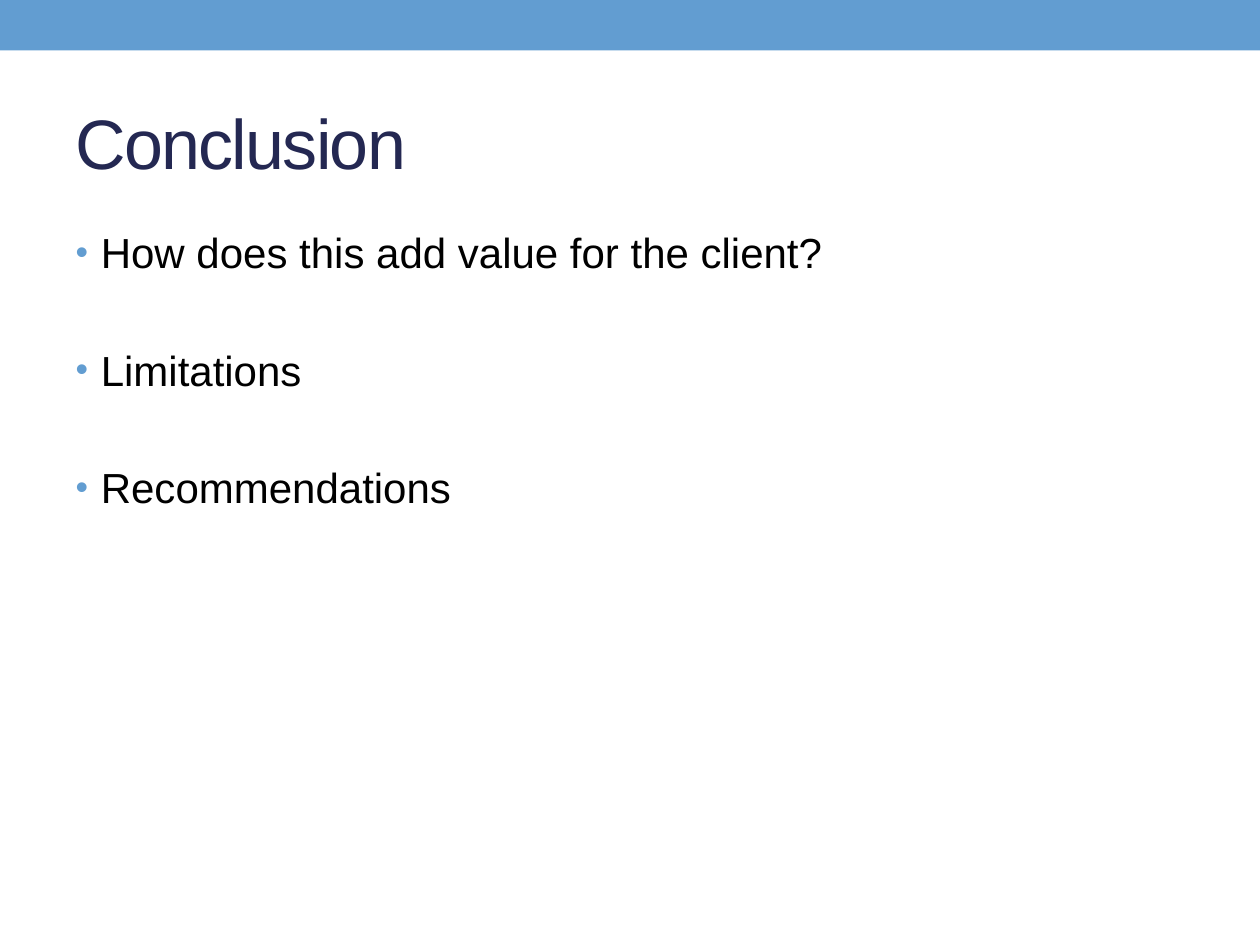
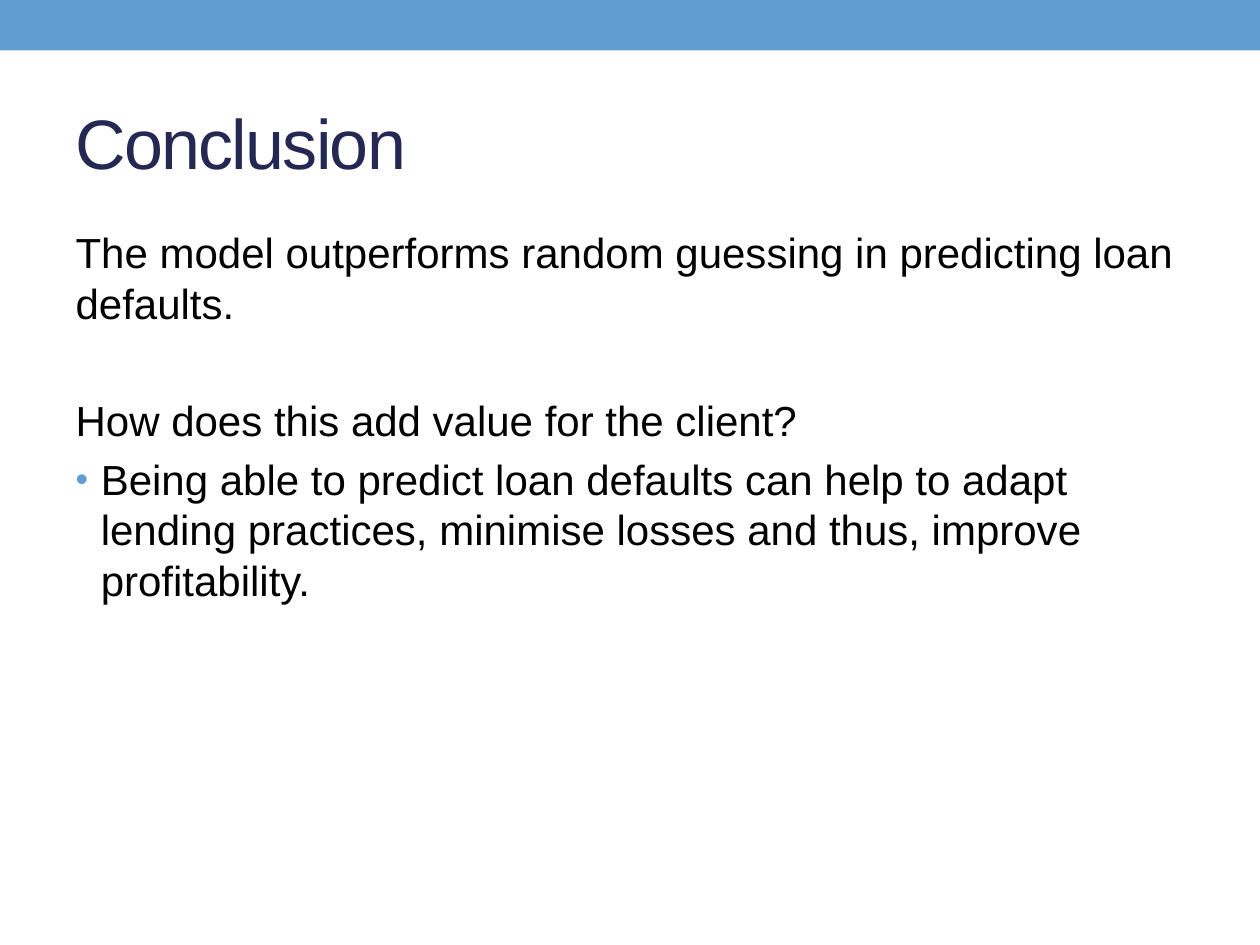
Before and after one commit to Son17/Data-Science-Projects, a slide deck: slide 32 of LG presentation.pptx (slide 28 before the commit). Drawn at 1260x945 pixels with LibreOffice and Linux fonts; fonts in the diff are those of the drawing. Boxes give left, top, right and bottom in pixels: in the first picture for what was removed or moved away, otherwise in the second. Text is boxed around its words. In the diff, an @@ line names an element or a change of style, - is before the commit and + after.

```diff
--- a/LG presentation.pptx
+++ b/LG presentation.pptx
@@ text at bbox=[76, 237, 1172, 320]: paragraph added @@
+The model outperforms random guessing in predicting loan defaults.
@@ text at bbox=[76, 405, 796, 437]: bullet • to none @@
@@ text at bbox=[101, 464, 1081, 604]: text changed @@
-• Limitations
-• Recommendations
+• Being able to predict loan defaults can help to adapt lending practices, minimise losses and thus, improve profitability.
```
Also in this commit, not shown: 17 other slides changed, 9 slides added, 4 slides removed, 1 other file.
